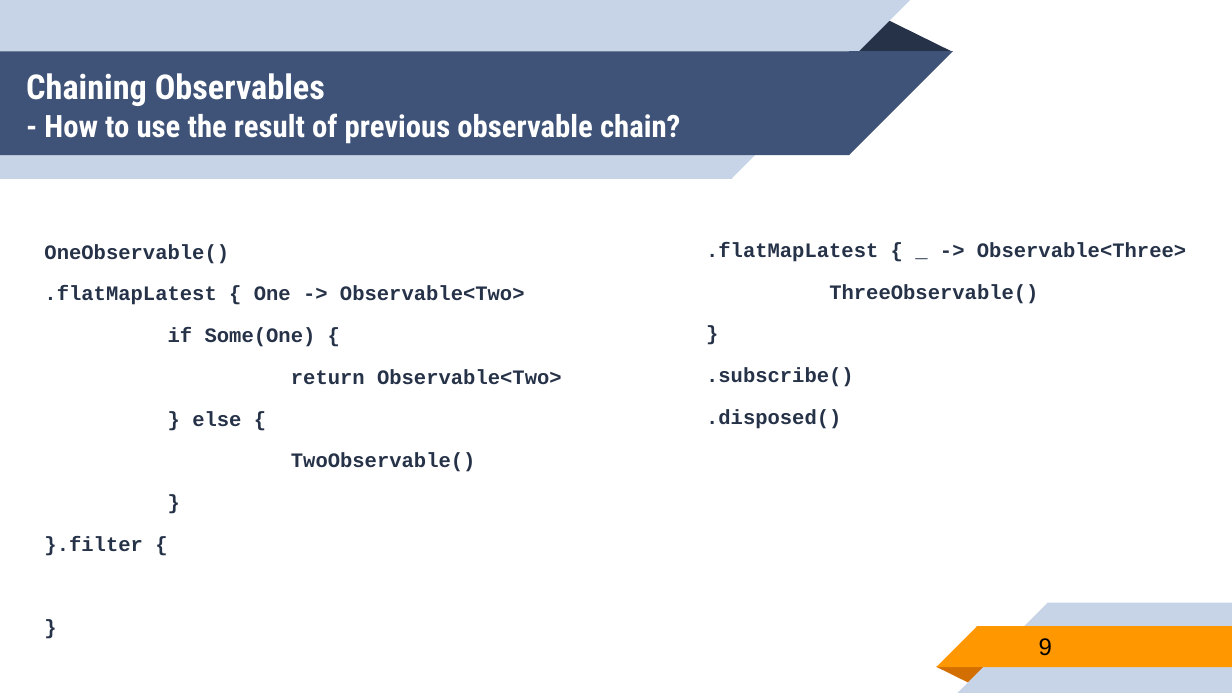
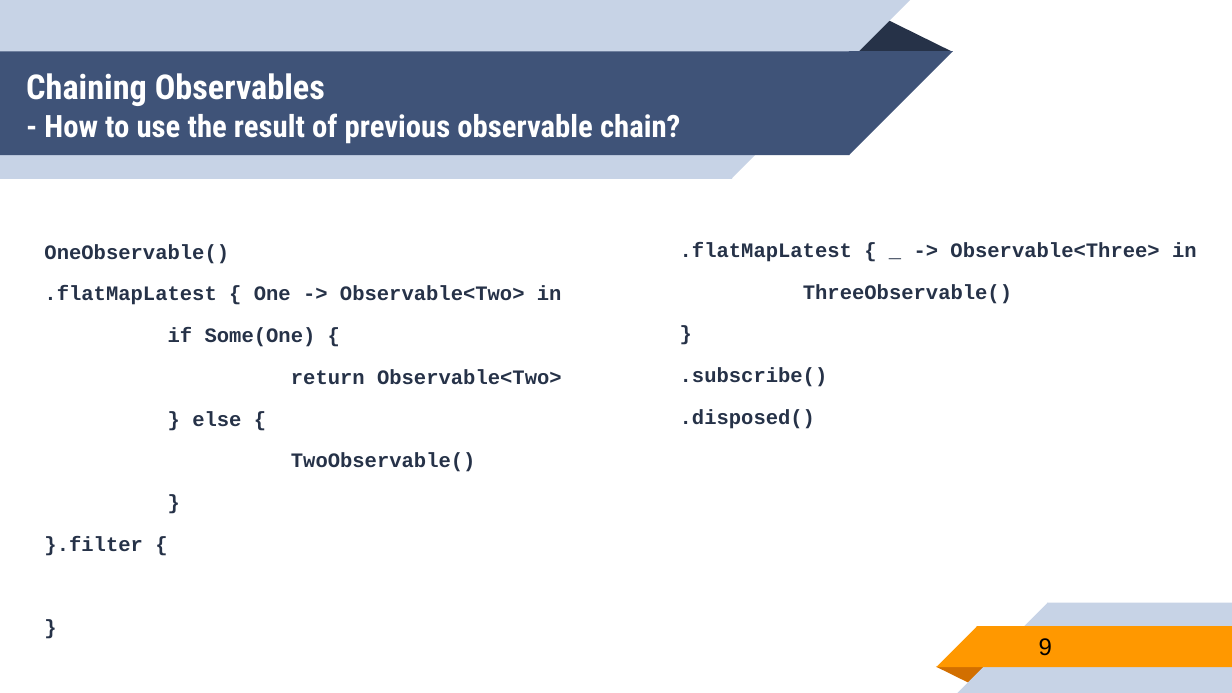
Before and after one commit to younghwankim/RxSwiftClass, a slide deck: slide 9 of ChainObservable/ObservableChain.pptx. Drawn at 1232x693 pixels with LibreOffice and Linux fonts; fonts in the diff are those of the drawing. Boxes give left, top, right and bottom in pixels: in the first picture for what was removed or moved away, otherwise in the second. Text is boxed around its words. In the diff, an @@ line names an element or a change of style, - is before the commit and + after.

```diff
--- a/ChainObservable/ObservableChain.pptx
+++ b/ChainObservable/ObservableChain.pptx
@@ text ".flatMapLatest { _ -> Observable<Three> ...": place and size @@
-text ".flatMapLatest { _ -> Observable<Three> ..." at [706, 242, 1186, 429]
+text ".flatMapLatest { _ -> Observable<Three> ..." at [680, 242, 1197, 429]
@@ text at [680, 242, 1197, 262]: text changed @@
-.flatMapLatest { _ -> Observable<Three>
+.flatMapLatest { _ -> Observable<Three> in
@@ text at [44, 286, 562, 305]: text changed @@
-.flatMapLatest { One -> Observable<Two>
+.flatMapLatest { One -> Observable<Two> in
```
Also in this commit, not shown: 2 other slides changed, 1 other file.
